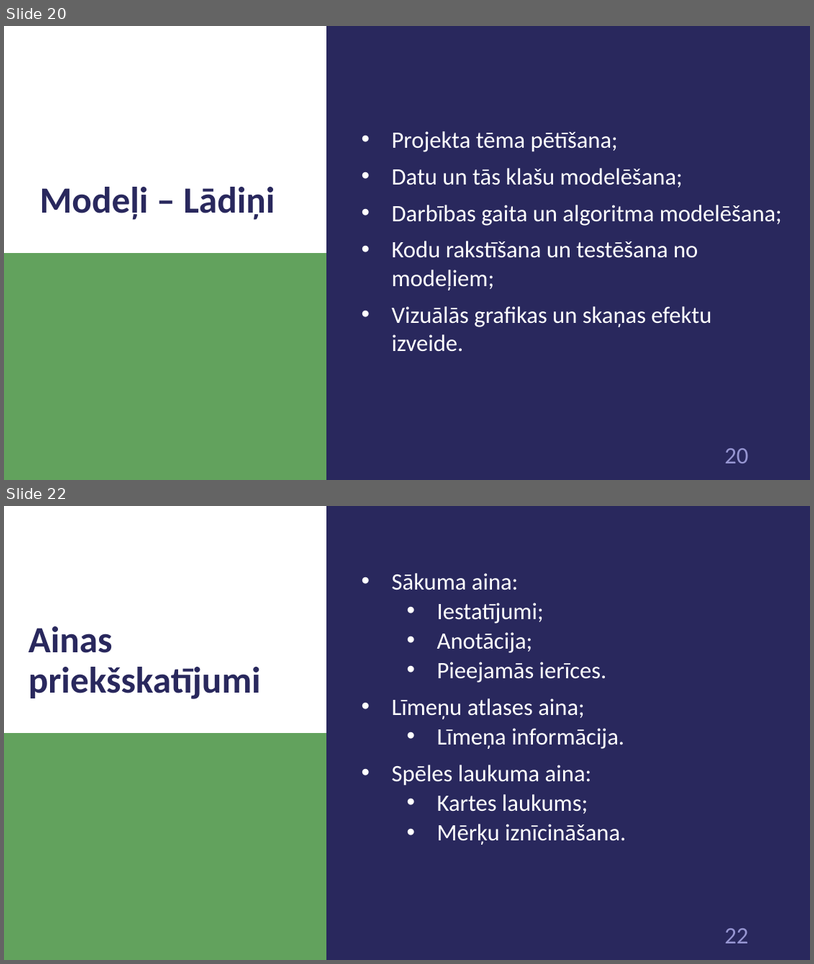
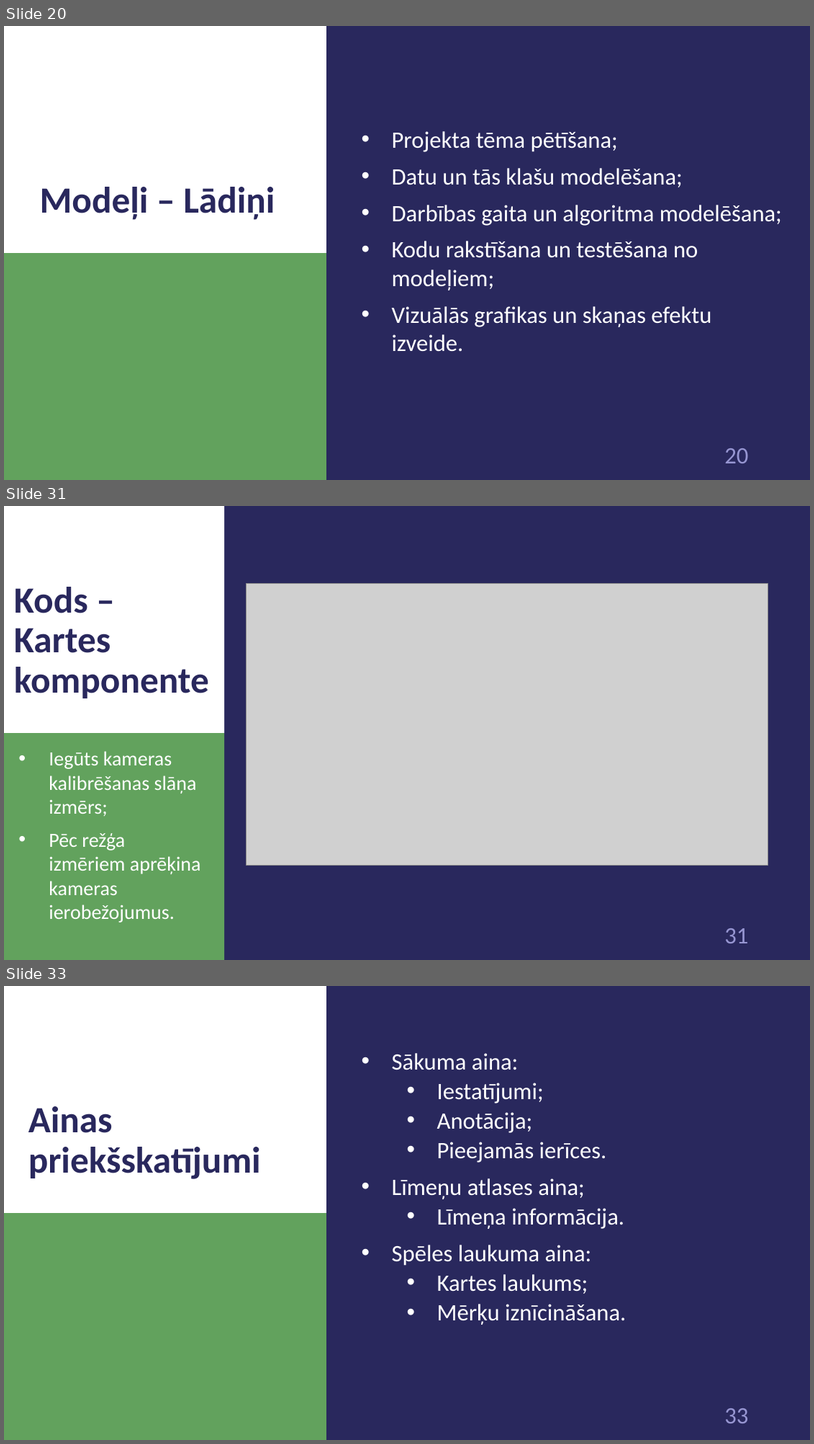
Before and after one commit to 1ivyatan/drumstalotajs, a slide deck: Documentation/Prezentācija.pptx. Shown one above the other, each under a label of ours: slides 20 and 22 before the commit, slides 20, 31 and 33 after it; the slides between them are not shown. The pictures are 814x964 and 814x1444 pixels, drawn with LibreOffice and Linux fonts; fonts in the diff are those of the drawing; grey boxes stand for pictures. Boxes give left, top, right and bottom in pixels: in the first picture for what was removed or moved away, otherwise in the second. Text is boxed around its words. In the diff, an @@ line names an element or a change of style, - is before the commit and + after.

```diff
--- a/Documentation/Prezentācija.pptx
+++ b/Documentation/Prezentācija.pptx
@@ slide 31 added at <box>4,506,810,960</box>, background #29285D; not listed: 1 template element that a slide beside it also shows @@
@@ rectangle added at <box>4,506,225,733</box>, fill #FFFFFF @@
@@ title added at <box>14,587,209,698</box>, 44 pt, text #29285D, bold @@
+Kods – Kartes komponente
@@ picture added at <box>247,584,768,865</box> @@
@@ rectangle added at <box>4,733,225,960</box>, fill #62A25D @@
@@ text added at <box>49,751,201,922</box>, 24 pt, text #FFFFFF @@
+• Iegūts kameras kalibrēšanas slāņa izmērs;
+• Pēc režģa izmēriem aprēķina kameras ierobežojumus.
@@ what was slide 22 is now slide 33 @@
@@ page number at <box>725,1408,748,1423</box>: text changed @@
-22
+33
```
Also in this commit, not shown: 3 slides changed, 11 other slides added, 1 slide removed.
